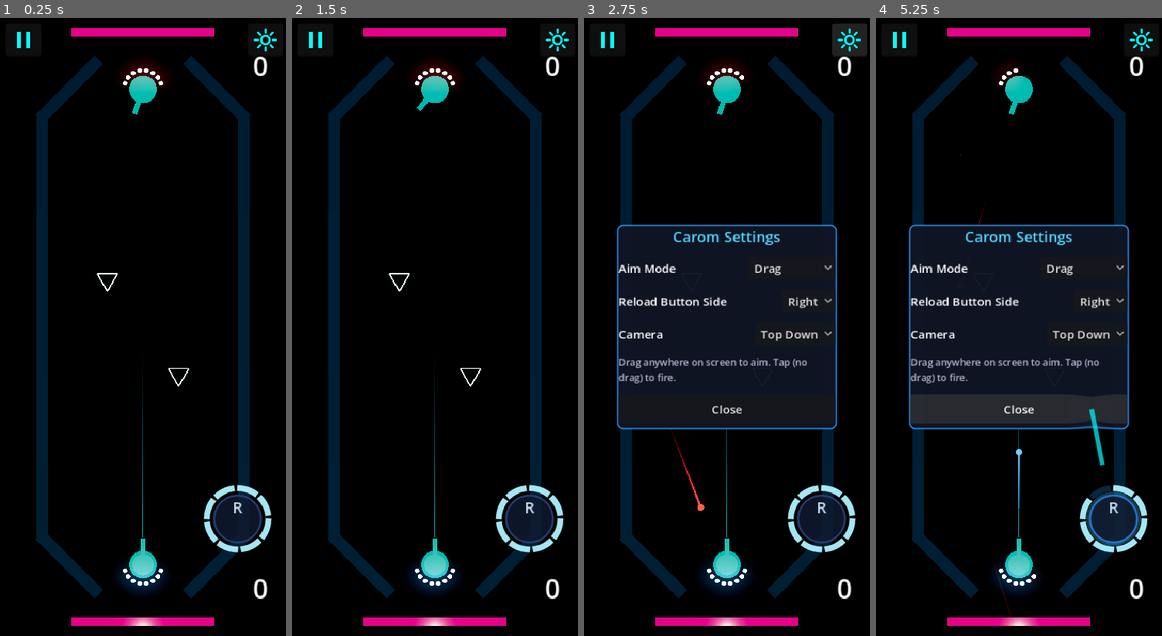
Above: before the commit, frames 1-4 (left to right).
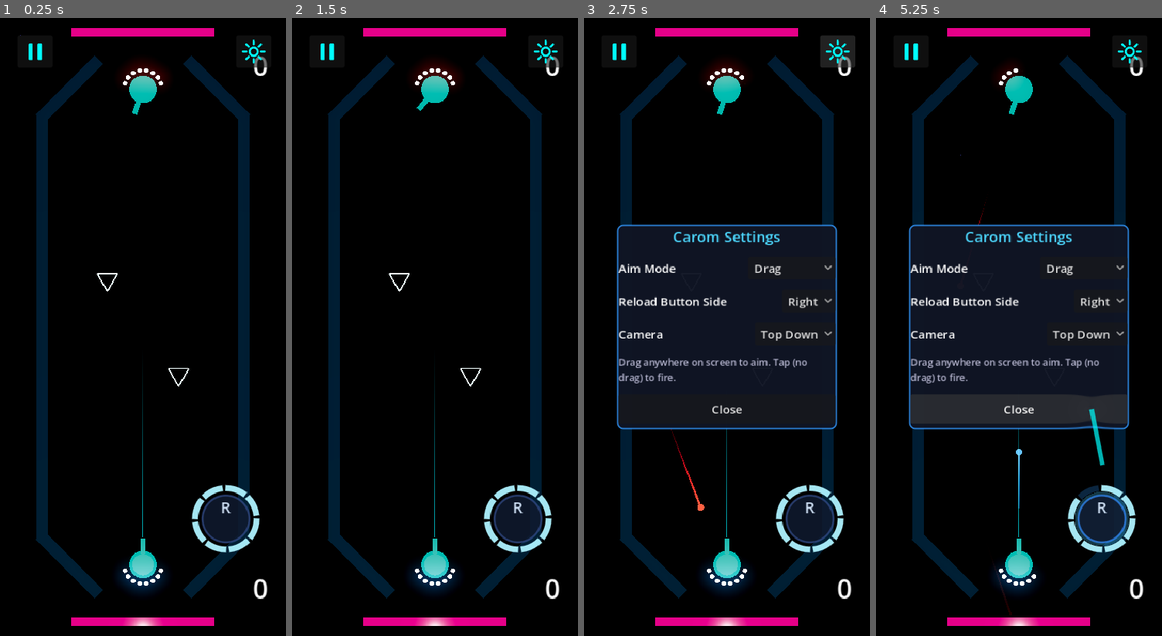
Above: after the commit, the same moments.

Repository: mchambers-mojang/sweet-vinegar-games
Game: Godot game, scene res://carom/scenes/carom_arena.tscn
Two runs of this game, one before a commit and one after it. Both use one fixed random seed, a clock stepped at 60 frames per second and the inputs below. This scene is started directly instead of the project's main scene.
Inputs (mouse positions are in pixels of both pictures, inside the frame that each line leads up to; where the layout moved, square brackets give the same spot in the first picture):
- Up to frame 1 (0.25 s): no input
- Up to frame 2 (1.5 s): click (326, 48) [314, 42] at 0.5 s; click "Resume" at 1.25 s
- Up to frame 3 (2.75 s): click (838, 48) [849, 42] at 2 s
- Up to frame 4 (5.25 s): click "Drag" at 2.75 s; click "Right" at 3.5 s; click "Top Down" at 4.25 s; tap Enter (ui_accept) at 5 s; drag from (1113, 518) to (1047, 191) at 5.02 s

The runs differ from the first frame. In frame 1, 2.0% of the frame differs, in the area x 5-98%, y 1-87%; in frame 2, 2.0%; in frame 3, 2.6%, in the area x 5-99%, y 0-87%; in frame 4, 2.2%.

Commit message:
fix(carom): respect safe area for HUD buttons and fix touch input [deploy]
Carom uses a Node3D root (not GameScreen), so it doesn't inherit the
auto-applied safe area system. This commit:

- Offsets pause, gear, and reload buttons by SafeAreaManager insets so
  they don't overlap the notch/Dynamic Island/home indicator
- Sets mouse_filter=IGNORE on HUD MarginContainer so it doesn't
  intercept touches meant for overlay buttons and turret _unhandled_input
- Adjusts Hold Zones aim mode to normalise touch within the usable
  (safe) screen region
- Hides StatsButton in GameMenu when stats_scene_path is empty (fixes
  non-functional Statistics button on Carom menu)
- Re-applies offsets on viewport resize

Co-authored-by: Copilot <223556219+Copilot@users.noreply.github.com>

Diff:
--- a/carom/scenes/carom_arena.tscn
+++ b/carom/scenes/carom_arena.tscn
@@ -259,6 +259,7 @@
 anchor_bottom = 1.0
 grow_horizontal = 2
 grow_vertical = 2
+mouse_filter = 2
 theme_override_constants/margin_left = 24
 theme_override_constants/margin_top = 40
 theme_override_constants/margin_right = 24
--- a/carom/scripts/carom_hud.gd
+++ b/carom/scripts/carom_hud.gd
@@ -36,6 +36,9 @@
 	_create_reload_button()
 	_create_pause_button()
 	_create_gear_button()
+	# Re-apply safe area offsets when the viewport resizes
+	get_tree().root.size_changed.connect(_apply_safe_area_offsets)
+	_apply_safe_area_offsets.call_deferred()
 
 
 func update_scores(player_score: int, ai_score: int) -> void:
@@ -157,39 +160,33 @@
 		reload_requested.emit()
 	)
 	_overlay_layer.add_child(_reload_button)
+	_position_reload_button()
+
+
+func _position_reload_button() -> void:
+	if not _reload_button:
+		return
+	var insets := SafeAreaManager.get_insets()
+	var bottom_inset: float = insets["bottom"]
+	var left_inset: float = insets["left"]
+	var right_inset: float = insets["right"]
 	# Use anchors for positioning — bottom-left or bottom-right
 	_reload_button.anchor_top = 1.0
 	_reload_button.anchor_bottom = 1.0
 	if CaromSettings.reload_button_side == CaromSettings.ReloadButtonSide.LEFT:
 		_reload_button.anchor_left = 0.0
 		_reload_button.anchor_right = 0.0
-		_reload_button.offset_left = 16.0
-		_reload_button.offset_top = -210.0
-		_reload_button.offset_right = 116.0
-		_reload_button.offset_bottom = -110.0
+		_reload_button.offset_left = 16.0 + left_inset
+		_reload_button.offset_top = -210.0 - bottom_inset
+		_reload_button.offset_right = 116.0 + left_inset
+		_reload_button.offset_bottom = -110.0 - bottom_inset
 	else:
 		_reload_button.anchor_left = 1.0
 		_reload_button.anchor_right = 1.0
-		_reload_button.offset_left = -116.0
-		_reload_button.offset_top = -210.0
-		_reload_button.offset_right = -16.0
-		_reload_button.offset_bottom = -110.0
-
-
-func _position_reload_button() -> void:
-	if not _reload_button:
-		return
-	# Re-apply anchors based on current setting
-	if CaromSettings.reload_button_side == CaromSettings.ReloadButtonSide.LEFT:
-		_reload_button.anchor_left = 0.0
-		_reload_button.anchor_right = 0.0
-		_reload_button.offset_left = 16.0
-		_reload_button.offset_right = 116.0
-	else:
-		_reload_button.anchor_left = 1.0
-		_reload_button.anchor_right = 1.0
-		_reload_button.offset_left = -116.0
-		_reload_button.offset_right = -16.0
+		_reload_button.offset_left = -116.0 - right_inset
+		_reload_button.offset_top = -210.0 - bottom_inset
+		_reload_button.offset_right = -16.0 - right_inset
+		_reload_button.offset_bottom = -110.0 - bottom_inset
 
 
 # --- Settings gear button ---
@@ -201,15 +198,11 @@
 	_gear_button.add_theme_font_size_override("font_size", 22)
 	_gear_button.pressed.connect(_toggle_settings_panel)
 	_overlay_layer.add_child(_gear_button)
-	# Top-right corner via anchors
+	# Top-right corner via anchors (safe area applied in _apply_safe_area_offsets)
 	_gear_button.anchor_left = 1.0
 	_gear_button.anchor_right = 1.0
 	_gear_button.anchor_top = 0.0
 	_gear_button.anchor_bottom = 0.0
-	_gear_button.offset_left = -52.0
-	_gear_button.offset_top = 8.0
-	_gear_button.offset_right = -8.0
-	_gear_button.offset_bottom = 52.0
 
 
 func _toggle_settings_panel() -> void:
@@ -248,12 +241,34 @@
 	_pause_button.text = "⏸"
 	_pause_button.custom_minimum_size = Vector2(44, 44)
 	_pause_button.size = Vector2(44, 44)
-	_pause_button.position = Vector2(8.0, 8.0)
 	_pause_button.add_theme_font_size_override("font_size", 20)
 	_pause_button.pressed.connect(func() -> void:
 		pause_requested.emit()
 	)
 	_overlay_layer.add_child(_pause_button)
+
+
+## Applies safe area insets to all overlay buttons so they don't overlap
+## the notch, Dynamic Island, or home indicator on mobile devices.
+func _apply_safe_area_offsets() -> void:
+	var insets := SafeAreaManager.get_insets()
+	var top: float = insets["top"]
+	var right: float = insets["right"]
+	var left: float = insets["left"]
+
+	# Pause button — top-left
+	if _pause_button:
+		_pause_button.position = Vector2(8.0 + left, 8.0 + top)
+
+	# Gear button — top-right
+	if _gear_button:
+		_gear_button.offset_left = -52.0 - right
+		_gear_button.offset_top = 8.0 + top
+		_gear_button.offset_right = -8.0 - right
+		_gear_button.offset_bottom = 52.0 + top
+
+	# Reload button respects safe area via _position_reload_button
+	_position_reload_button()
 
 
 func show_pause_overlay() -> void:
--- a/carom/scripts/carom_human_input.gd
+++ b/carom/scripts/carom_human_input.gd
@@ -139,14 +139,21 @@
 func _process_hold_zones(delta: float, aim_arc: float, aim_speed: float) -> void:
 	if _active_touches.is_empty():
 		return
-	# Use window size so touch positions (in viewport/window pixels) are correctly normalised.
-	var half_width: float = DisplayServer.window_get_size().x * 0.5
+	# Use window size minus safe area insets so touch positions are normalised
+	# within the usable screen region.
+	var window_width: float = DisplayServer.window_get_size().x
+	var insets := SafeAreaManager.get_insets()
+	var left_inset: float = insets["left"]
+	var right_inset: float = insets["right"]
+	var usable_width: float = window_width - left_inset - right_inset
+	var half_usable: float = usable_width * 0.5
 
 	var total_input: float = 0.0
 	for data: Dictionary in _active_touches.values():
 		var touch_x: float = (data["current_pos"] as Vector2).x
-		# -1.0 = far left, 0 = centre, +1.0 = far right.
-		total_input += (touch_x - half_width) / half_width
+		# Offset by left inset so centre of usable area maps to 0.
+		var adjusted_x: float = touch_x - left_inset - half_usable
+		total_input += adjusted_x / half_usable
 
 	# Clamp so opposing touches cancel.
 	total_input = clampf(total_input, -1.0, 1.0)
--- a/scripts/game_menu.gd
+++ b/scripts/game_menu.gd
@@ -182,6 +182,8 @@
 		stats_btn.pressed.connect(func() -> void:
 			SceneTransition.transition_to(_get_stats_scene_path())
 		)
+	elif stats_btn:
+		stats_btn.visible = false
 
 	# Save/continue flow
 	if continue_btn:
